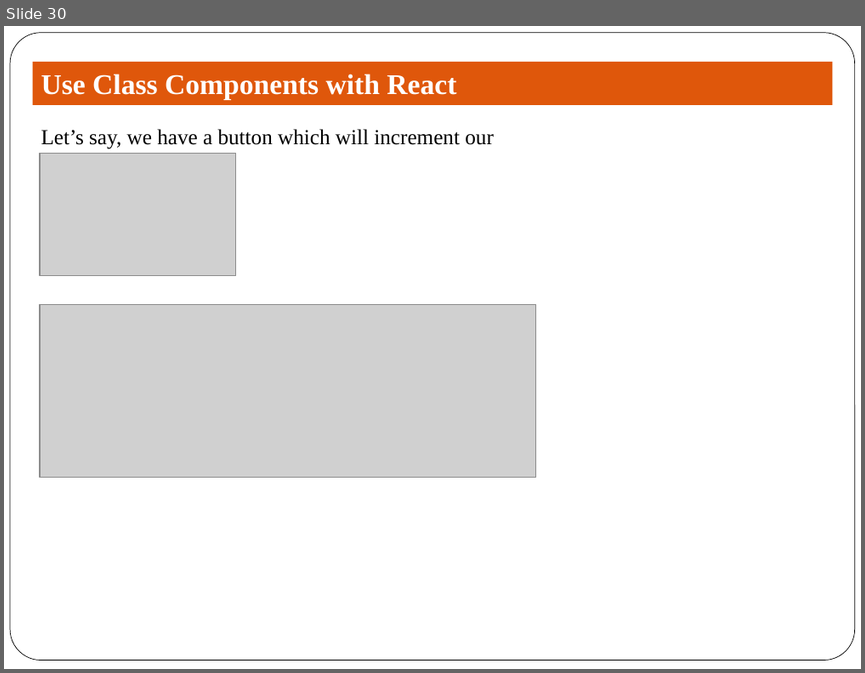
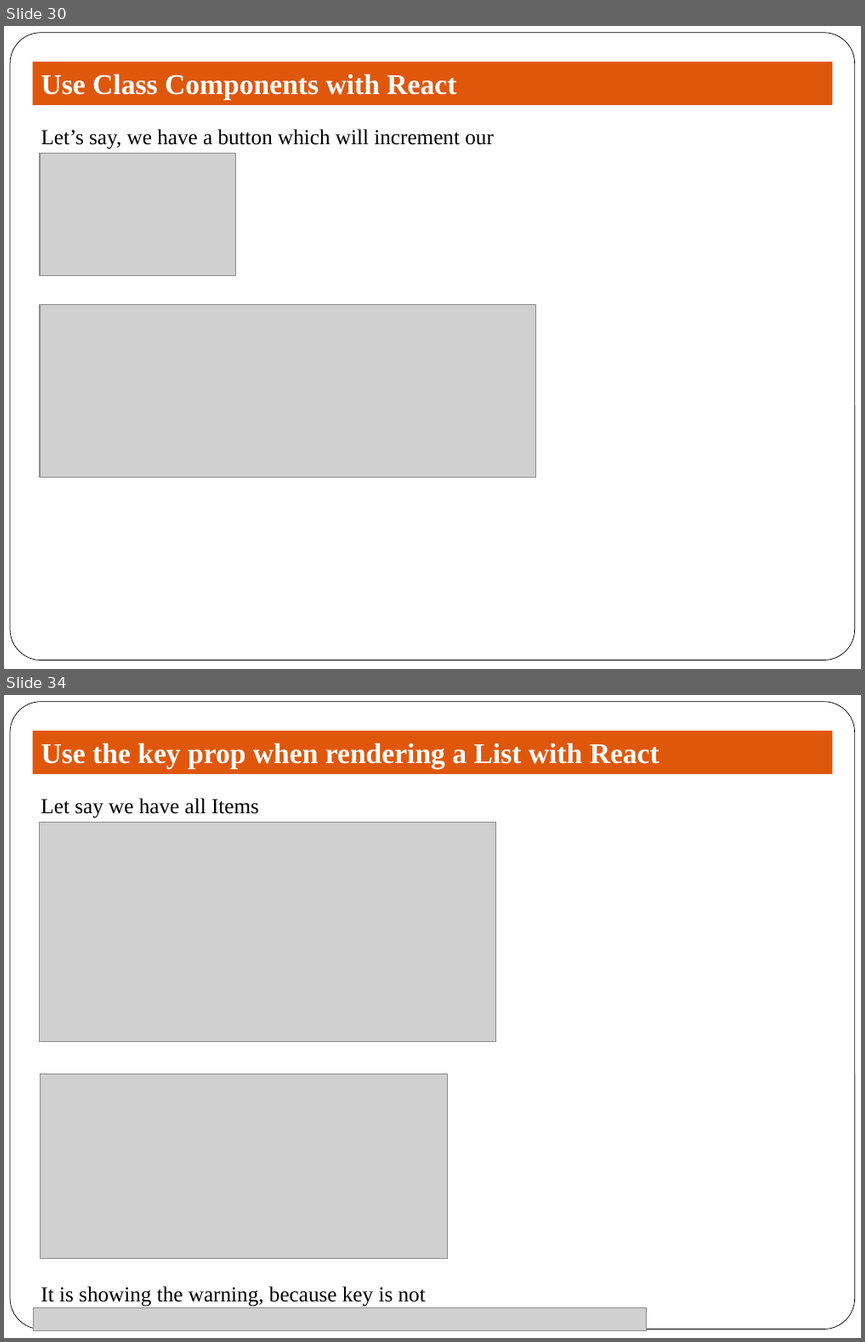
Before and after one commit to prateek3189/mercury-react, a slide deck: The Beginners Guide to ReactJS.pptx. Shown one above the other, each under a label of ours: slide 30 before the commit, slides 30 and 34 after it; the slides between them are not shown. The pictures are 865x673 and 865x1342 pixels, drawn with LibreOffice and Linux fonts; fonts in the diff are those of the drawing; grey boxes stand for pictures. Boxes give left, top, right and bottom in pixels: in the first picture for what was removed or moved away, otherwise in the second. Text is boxed around its words. In the diff, an @@ line names an element or a change of style, - is before the commit and + after.

Commit message:
mercury-react done

```diff
--- a/The Beginners Guide to ReactJS.pptx
+++ b/The Beginners Guide to ReactJS.pptx
@@ slide 34 added at [4, 695, 861, 1338], background #FFFFFF; not listed: 1 template element that a slide beside it also shows @@
@@ rectangle added at [32, 731, 832, 774], fill #DF570B, 24 pt, text #FFFFFF, bold @@
+Use the key prop when rendering a List with React
@@ picture added at [40, 822, 496, 1041] @@
@@ text added at [41, 798, 426, 1306], 18 pt, text #000000 @@
+Let say we have all Items
+It is showing the warning, because key is not available.
@@ picture added at [40, 1074, 447, 1259] @@
@@ picture added at [33, 1308, 647, 1331] @@
```
Also in this commit, not shown: 7 other slides added, 2 other files.
